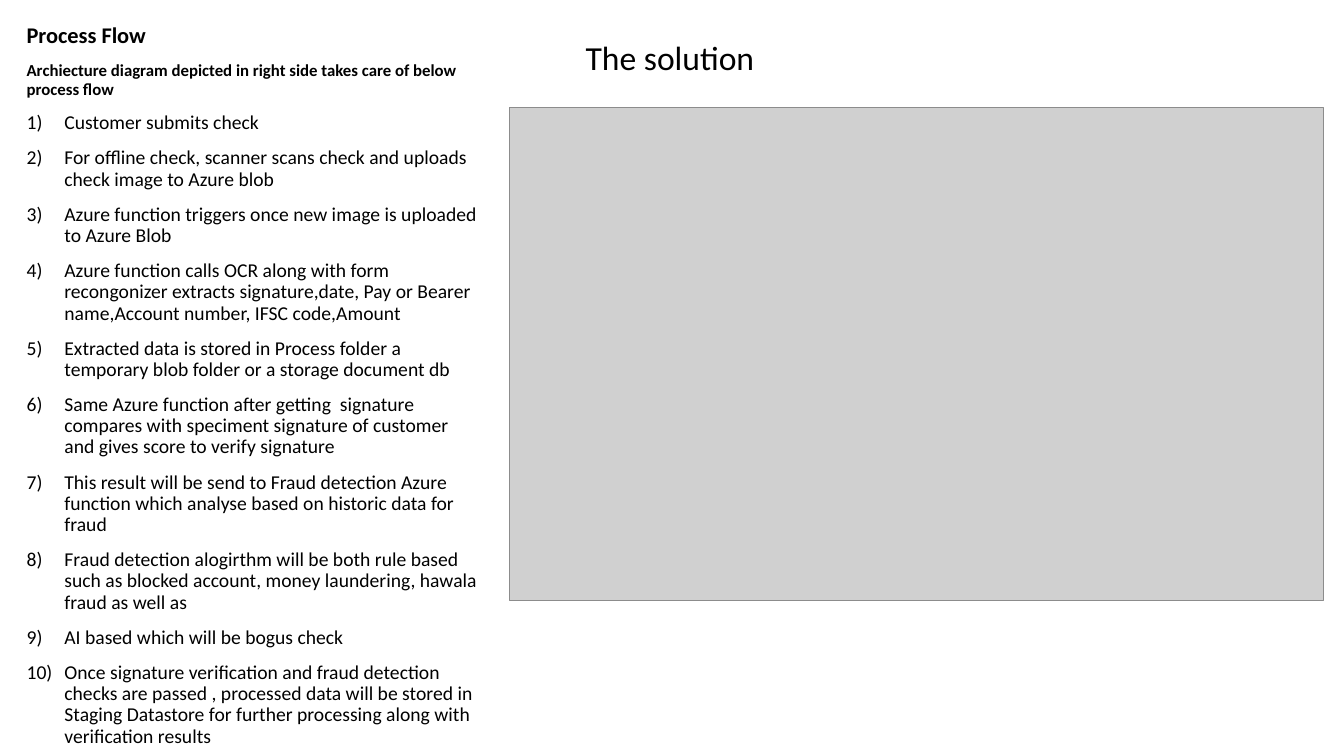
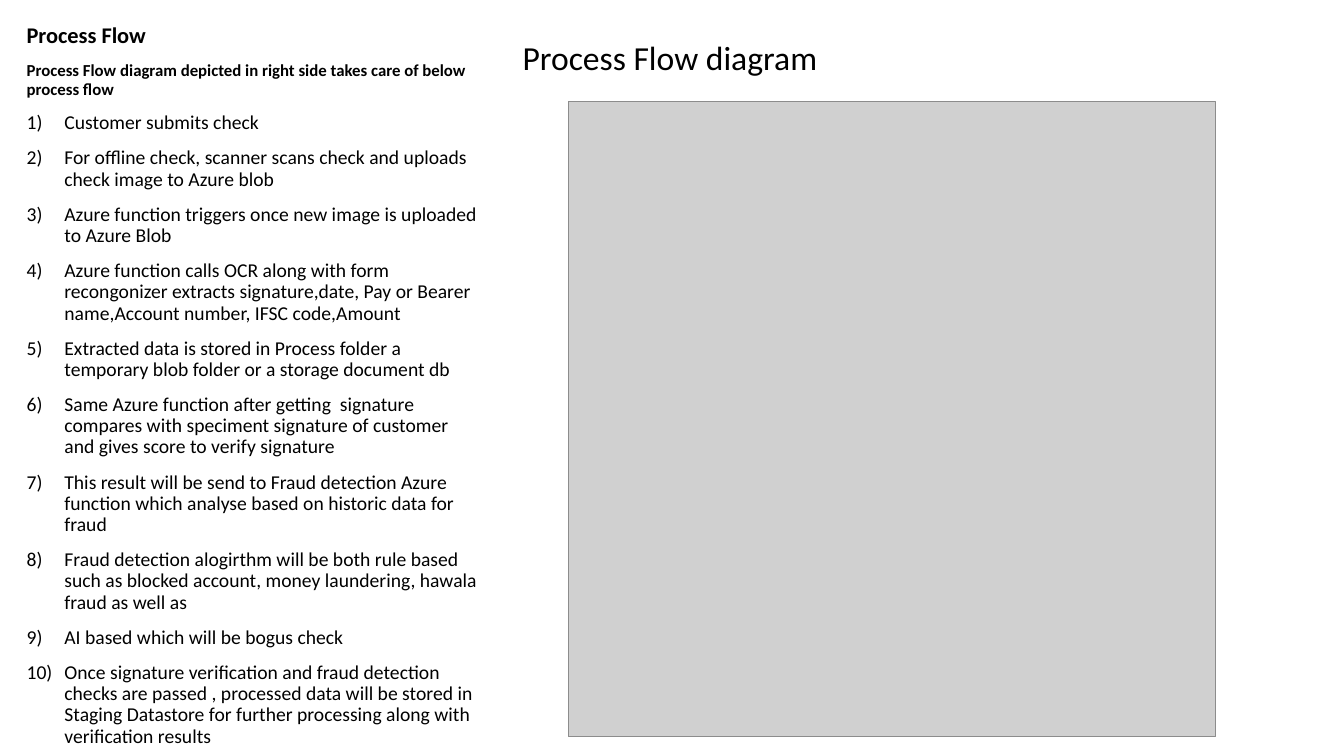
Before and after one commit to siva-tcs/TG-Auto-check, a slide deck: slide 3 of Automated check Processing.pptx. Drawn at 1344x756 pixels with LibreOffice and Linux fonts; fonts in the diff are those of the drawing; grey boxes stand for pictures. Boxes give left, top, right and bottom in pixels: in the first picture for what was removed or moved away, otherwise in the second. Text is boxed around its words. In the diff, an @@ line names an element or a change of style, - is before the commit and + after.

```diff
--- a/Automated check Processing.pptx
+++ b/Automated check Processing.pptx
@@ subtitle at <box>523,46,817,76</box>: text changed @@
-The solution
+Process Flow diagram
@@ text at <box>27,64,465,98</box>: text changed @@
-Archiecture diagram depicted in right side takes care of below process flow
+Process Flow diagram depicted in right side takes care of below process flow
@@ picture: place and size @@
-picture at <box>509,107,1324,600</box>
+picture at <box>569,102,1217,737</box>
```
Also in this commit, not shown: 1 other slide changed, 1 slide added, 2 other files.
